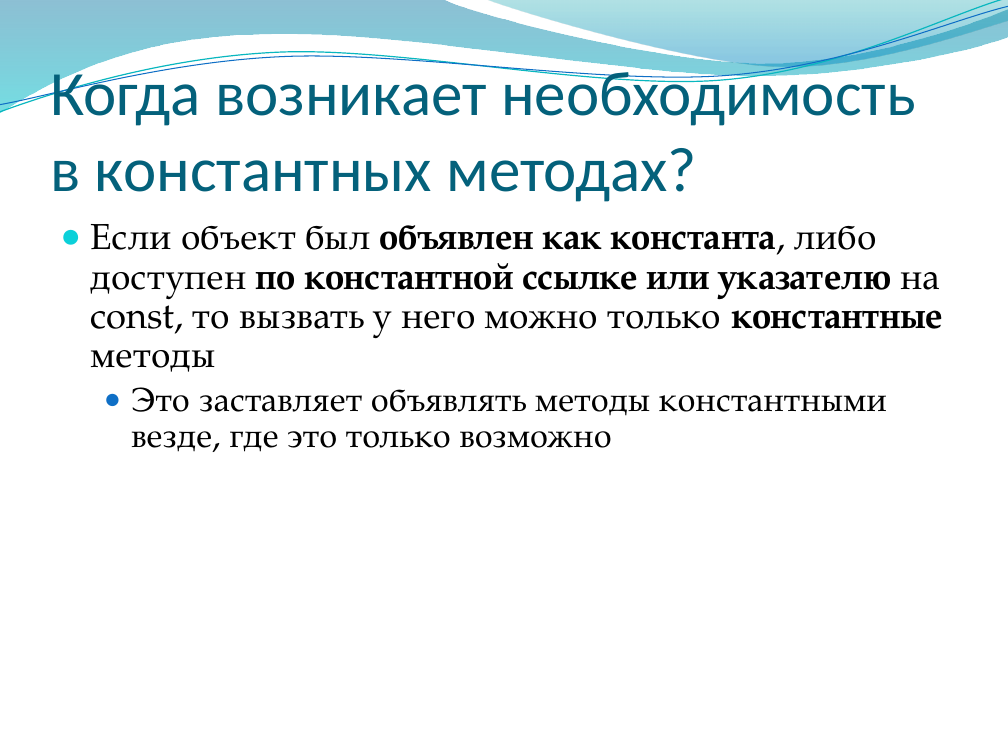
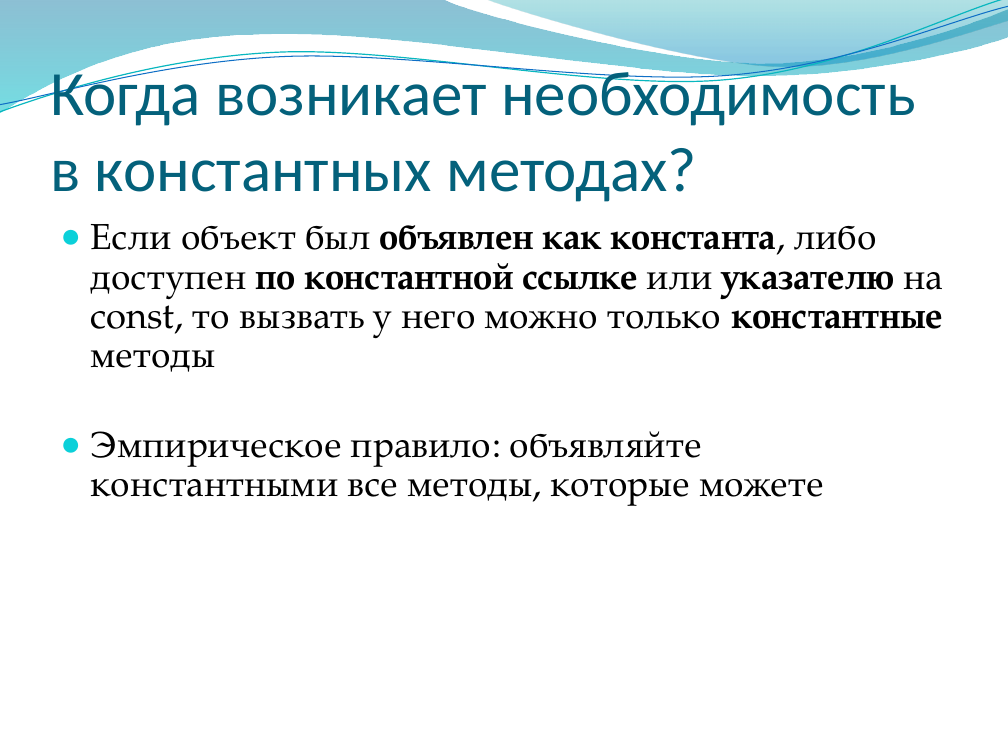
Before and after one commit to alexey-malov/oop, a slide deck: slide 37 of lectures/02/Основы ООП.pptx. Drawn at 1008x756 pixels with LibreOffice and Linux fonts; fonts in the diff are those of the drawing; background and template pictures are left out. Boxes give left, top, right and bottom in pixels: in the first picture for what was removed or moved away, otherwise in the second. Text is boxed around its words. In the diff, an @@ line names an element or a change of style, - is before the commit and + after.

```diff
--- a/lectures/02/Основы ООП.pptx
+++ b/lectures/02/Основы ООП.pptx
@@ text at bbox=[91, 224, 943, 372]: bold off in "или" @@
@@ text at bbox=[91, 431, 824, 506]: text changed; size 24 to 26 pt @@
-  ● Это заставляет объявлять методы константными везде, где это только возможно
+● Эмпирическое правило: объявляйте константными все методы, которые можете
```
Also in this commit, not shown: 2 other slides changed.
